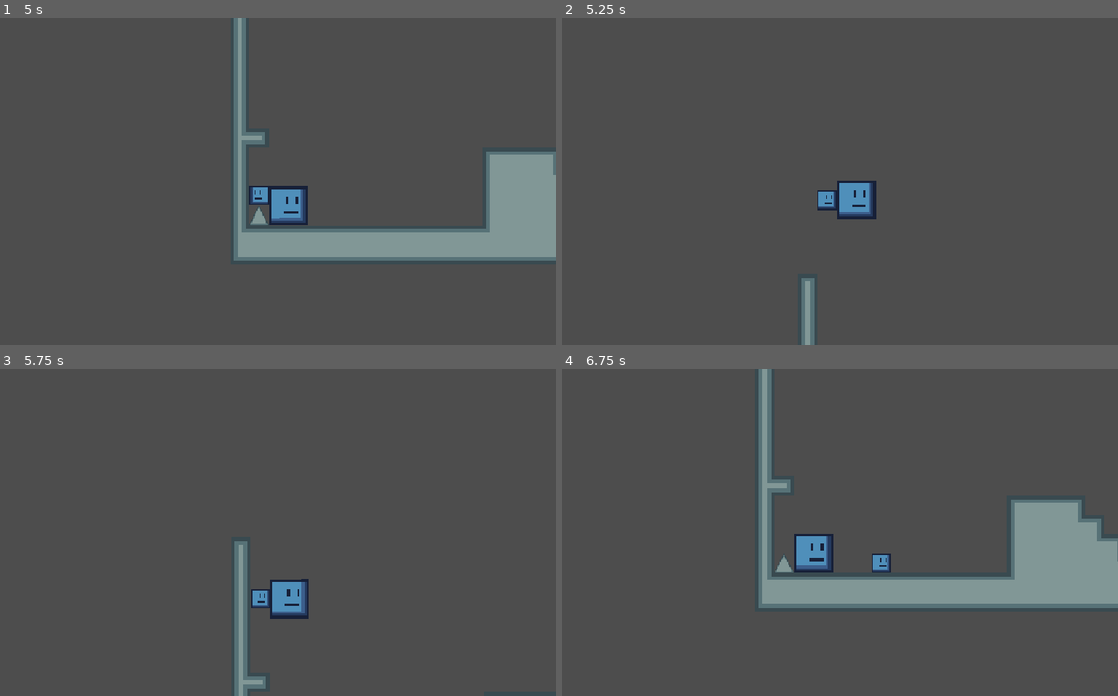
Above: before the commit, frames 1-4 (two rows, left to right).
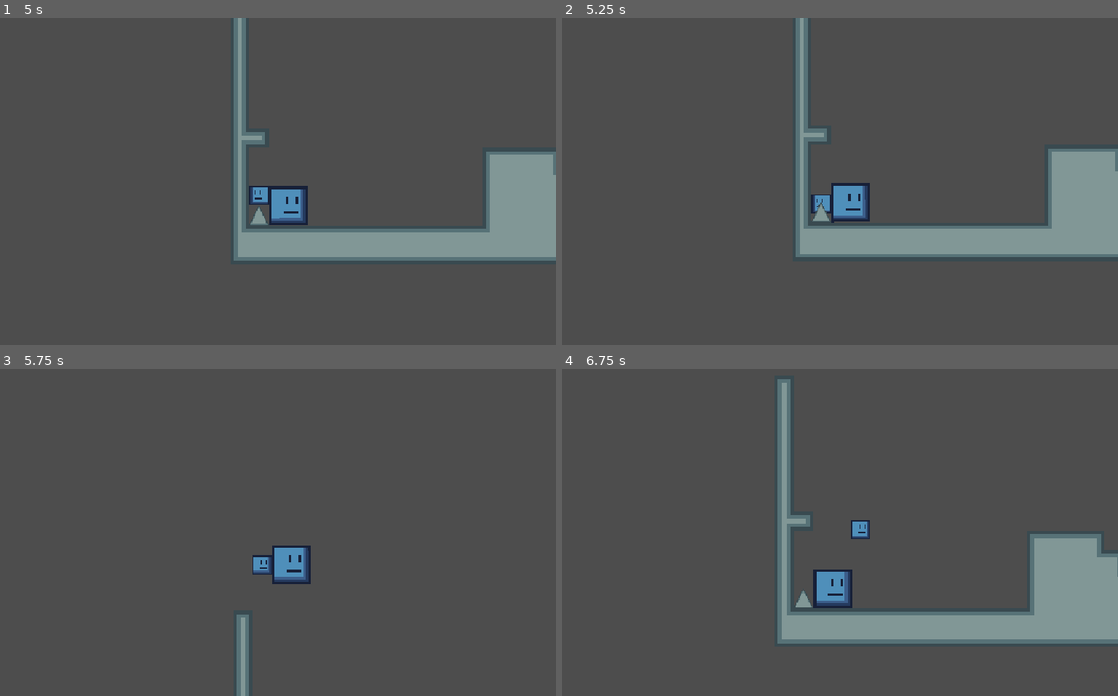
Above: after the commit, the same moments.

Repository: itstntcraft123/small-guy-big-guy
Game: Godot game, scene res://scenes/main_menu.tscn
Same seed, same stepped clock (60 frames per second), same inputs: the game is played once before the commit and once after it.
Inputs (mouse positions are in pixels of both pictures, inside the frame that each line leads up to):
- Up to frame 1 (5 s): click "play" at 0.5 s; tap Enter at 1.25 s; move the mouse to (233, 246) at 1.27 s; hold D (small_right) 1.28-2.78 s; tap Alt at 1.35, 2.85, 4.35 s; click (233, 246) at 1.42 s; tap W (small_jump) at 1.52, 2.27, 3.77, 4.52 s; move the mouse to (439, 230) at 2.02 s; tap Shift at 2.1, 3.6 s; move the mouse to (88, 132) at 2.77 s; hold A (small_left) from 2.78 s (still down); move the mouse to (294, 181) at 3.52 s; click (294, 181) at 3.67 s; move the mouse to (177, 99) at 4.27 s
- Up to frame 2 (5.25 s): move the mouse to (956, 165) at 5.02 s; release A (small_left) at 5.03 s; hold D (small_right) from 5.03 s (still down); tap Shift at 5.1 s
- Up to frame 3 (5.75 s): keep holding D (small_right); tap W (small_jump) at 5.27 s
- Up to frame 4 (6.75 s): keep holding D (small_right); move the mouse to (712, 548) at 5.77 s; tap Alt at 5.85 s; click (712, 548) at 5.92 s; move the mouse to (884, 460) at 6.52 s; tap Shift at 6.6 s

Frame 1 is identical in both runs. In frame 2, 11% of the frame differs, in the area x 42-100%, y 0-100%; in frame 3, 3.0%; in frame 4, 18%, in the area x 35-100%, y 0-84%.

Commit message:
added slight pause after spike death

Diff:
--- a/scenes/game.tscn
+++ b/scenes/game.tscn
@@ -41,3 +41,6 @@
 
 [node name="Spike2" parent="." unique_id=125505613 instance=ExtResource("6_p57ef")]
 position = Vector2(701, 528)
+
+[node name="Spike3" parent="." unique_id=1348853029 instance=ExtResource("6_p57ef")]
+position = Vector2(1296, 528)
--- a/scenes/spike.tscn
+++ b/scenes/spike.tscn
@@ -5,7 +5,7 @@
 
 [sub_resource type="ConvexPolygonShape2D" id="ConvexPolygonShape2D_7teyg"]
 custom_solver_bias = 0.2
-points = PackedVector2Array(11, 11.5, -17, 11.5, -3, -15.5)
+points = PackedVector2Array(8, 10.5, -15, 10.5, -3, -12.5)
 
 [node name="Spike" type="Area2D" unique_id=925223878]
 script = ExtResource("1_7a7y0")
--- a/scripts/spike.gd
+++ b/scripts/spike.gd
@@ -1,13 +1,20 @@
 extends Area2D
 
+var triggered := false
 
 # Called when the node enters the scene tree for the first time.
 func _ready() -> void:
 	body_entered.connect(_on_body_entered)
 
 func _on_body_entered(body: Node2D) -> void:
-	if body.is_in_group("players"):
-		get_tree().call_deferred("reload_current_scene")
+	if triggered or not body.is_in_group("players"):
+		return
+	triggered = true
+
+	get_tree().paused = true
+	await get_tree().create_timer(0.3).timeout
+	get_tree().paused = false
+	get_tree().call_deferred("reload_current_scene")
 # Called every frame. 'delta' is the elapsed time since the previous frame.
 func _process(delta: float) -> void:
 	pass
